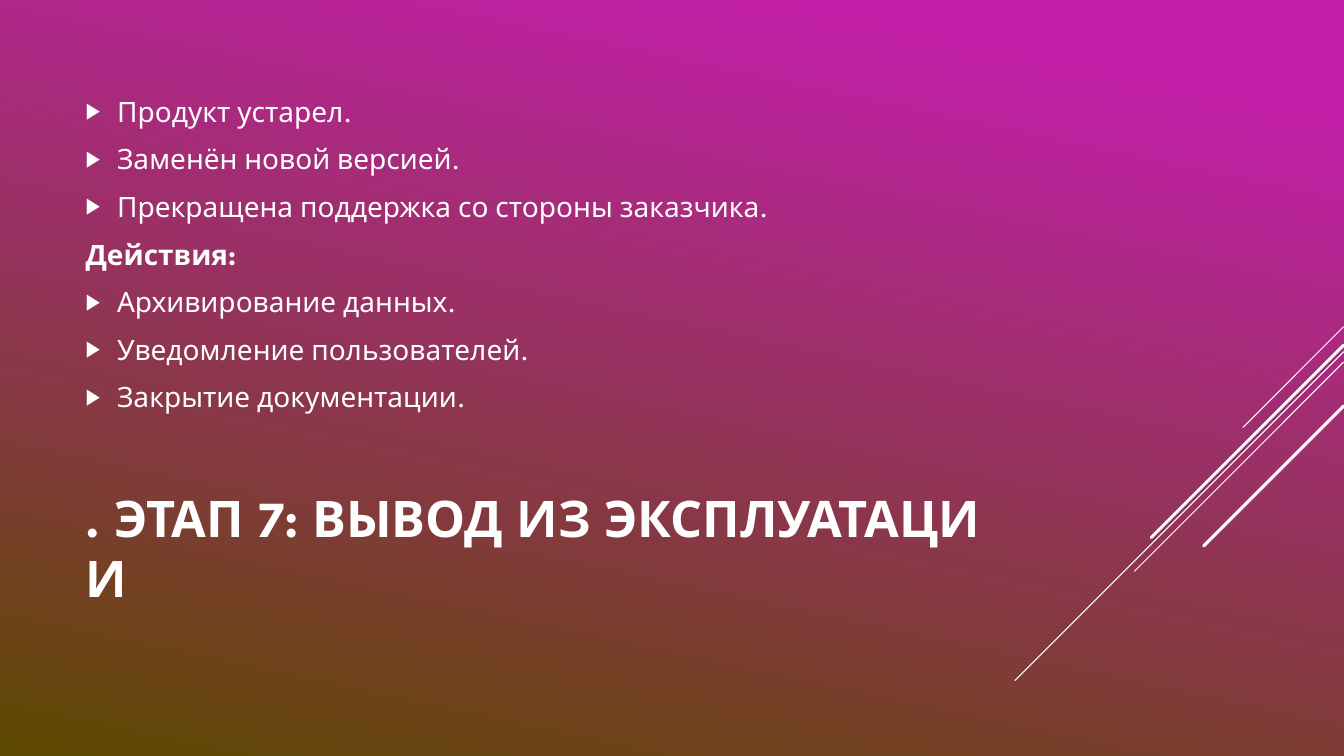
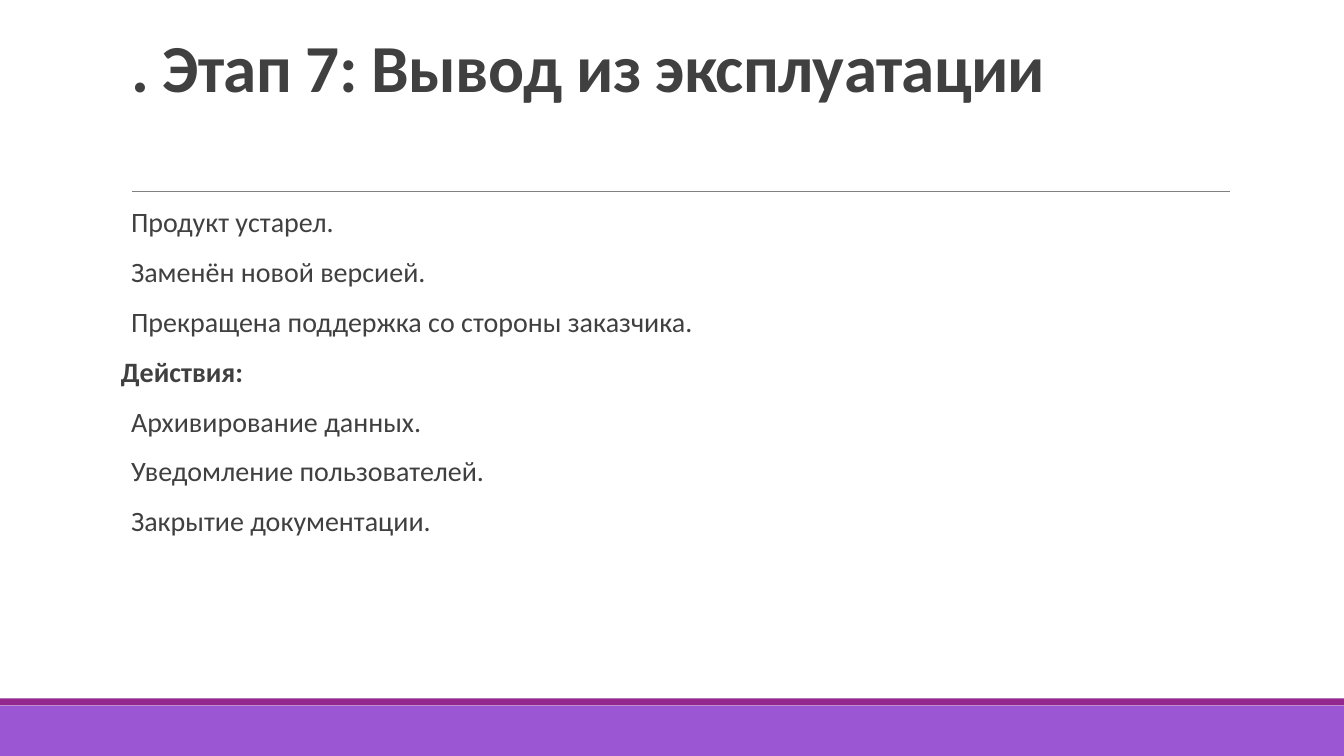
Before and after one commit to ArSu7/-, a slide deck: slide 11 of Жизненный.pptx. Drawn at 1344x756 pixels with LibreOffice and Linux fonts; fonts in the diff are those of the drawing. Boxes give left, top, right and bottom in pixels: in the first picture for what was removed or moved away, otherwise in the second. Text is boxed around its words. In the diff, an @@ line names an element or a change of style, - is before the commit and + after.

```diff
--- a/Жизненный.pptx
+++ b/Жизненный.pptx
@@ background gradient #C51FAB to #5E4A00 to #FFFFFF @@
@@ title ". Этап 7: Вывод из ..." at (163, 48, 1046, 103): vertical alignment middle to bottom @@
@@ title at (163, 48, 1046, 103): text changed; size 36 to 48 pt; font League Spartan to Calibri; text colour #FFFFFF to #404040 @@
-. ЭТАП 7: ВЫВОД ИЗ ЭКСПЛУАТАЦИИ
+. Этап 7: Вывод из эксплуатации
@@ text "Продукт устарел.": place and size @@
-text "Продукт устарел." at (86, 102, 760, 414)
+text "Продукт устарел." at (121, 214, 693, 536)
@@ text "Продукт устарел." at (121, 214, 693, 536): font League Spartan to Calibri, text colour #FFFFFF to #404040; bullet ▶ to  ; line spacing 1 to 0.9; more space between paragraphs; bullet colour #FFFFFF to #92278F; vertical alignment middle to top @@
@@ line added from (132, 192) to (1231, 192), #808080 0.5 pt @@
@@ group removed at (1015, 327, 1344, 681): 5 lines @@
@@ rectangle added at (0, 706, 1344, 756), fill #9B57D3 @@
@@ rectangle added at (0, 699, 1344, 706), fill #92278F @@
```
Also in this commit, not shown: 16 other slides changed.
